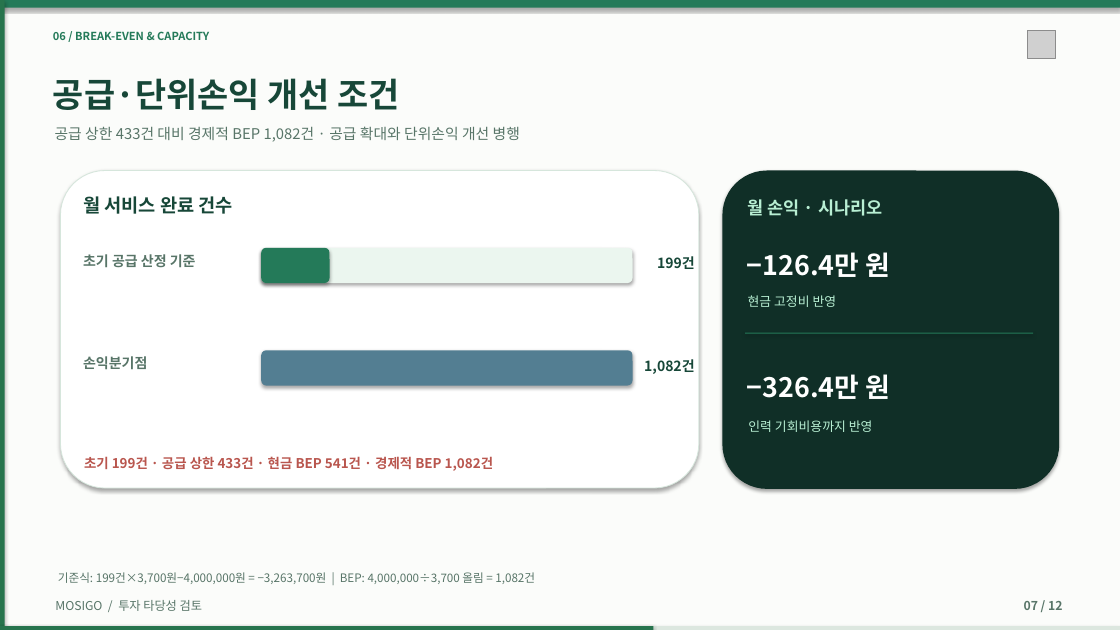
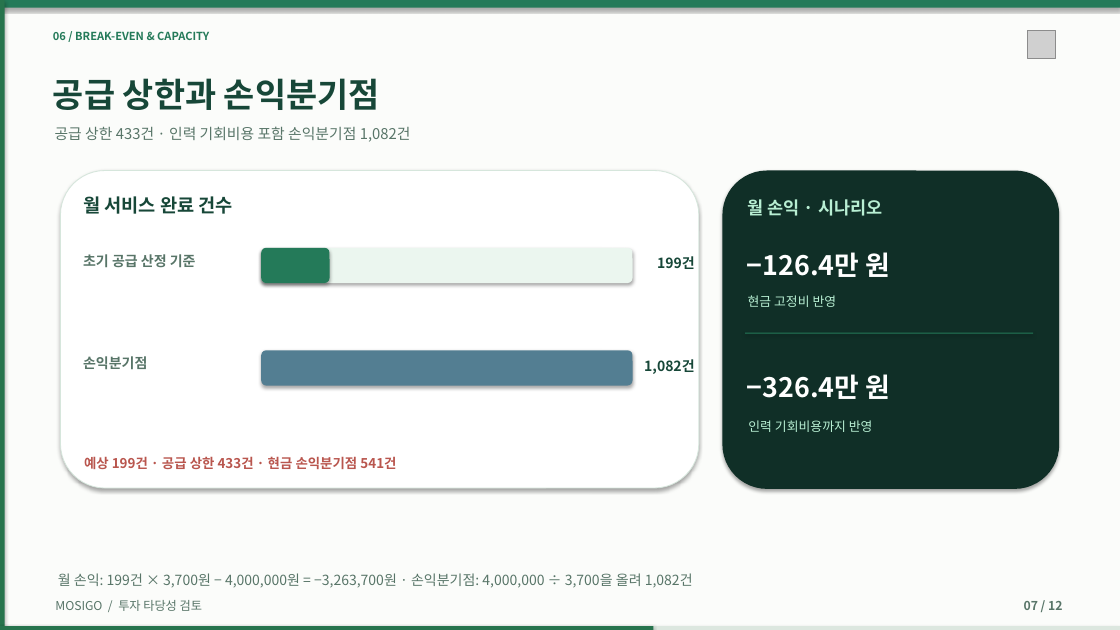
Before and after one commit to dohyunkimmm/mosigo-case-study, a slide deck: slide 7 of downloads/MOSIGO_IR_Investment_Review_12slides.pptx. Drawn at 1120x630 pixels with LibreOffice and Linux fonts; fonts in the diff are those of the drawing; grey boxes stand for pictures. Boxes give left, top, right and bottom in pixels: in the first picture for what was removed or moved away, otherwise in the second. Text is boxed around its words. In the diff, an @@ line names an element or a change of style, - is before the commit and + after.

```diff
--- a/downloads/MOSIGO_IR_Investment_Review_12slides.pptx
+++ b/downloads/MOSIGO_IR_Investment_Review_12slides.pptx
@@ text at [53,78,380,110]: text changed @@
-공급·단위손익 개선 조건
+공급 상한과 손익분기점
@@ text at [55,126,411,142]: text changed @@
-공급 상한 433건 대비 경제적 BEP 1,082건 · 공급 확대와 단위손익 개선 병행
+공급 상한 433건 · 인력 기회비용 포함 손익분기점 1,082건
@@ text at [84,456,396,469]: text changed @@
-초기 199건 · 공급 상한 433건 · 현금 BEP 541건 · 경제적 BEP 1,082건
+예상 199건 · 공급 상한 433건 · 현금 손익분기점 541건
@@ text at [58,573,693,588]: text changed; size 10 to 12 pt @@
-기준식: 199건×3,700원−4,000,000원 = −3,263,700원 | BEP: 4,000,000÷3,700 올림 = 1,082건
+월 손익: 199건 × 3,700원 − 4,000,000원 = −3,263,700원 · 손익분기점: 4,000,000 ÷ 3,700을 올려 1,082건
```
Also in this commit, not shown: 4 other slides changed, 24 other files.
